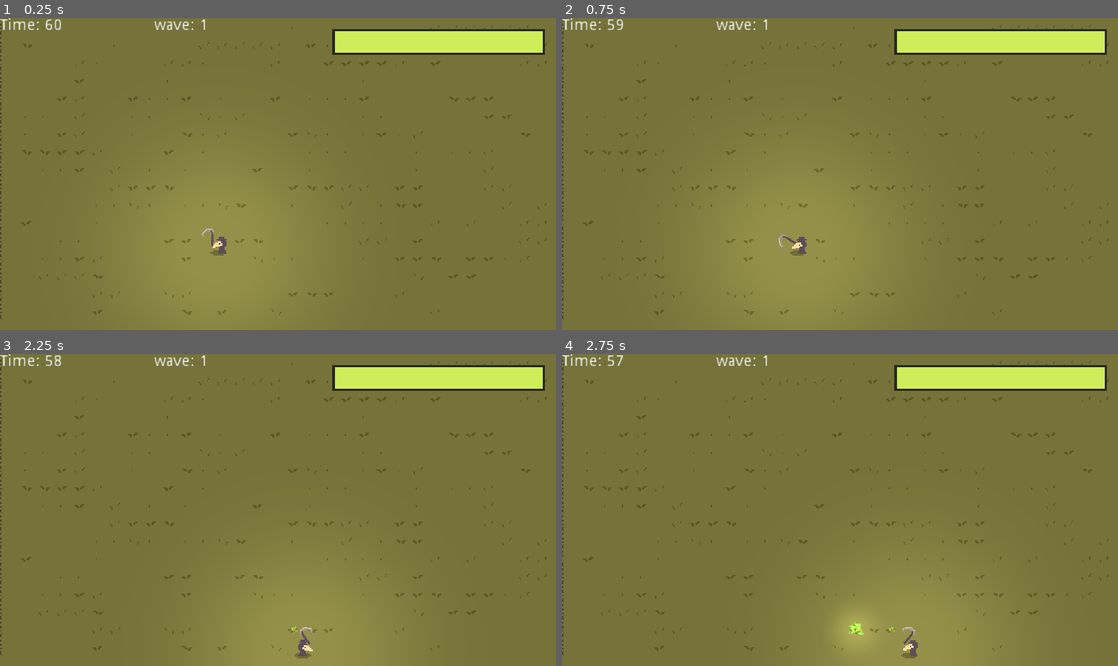
Above: before the commit, frames 1-4 (two rows, left to right).
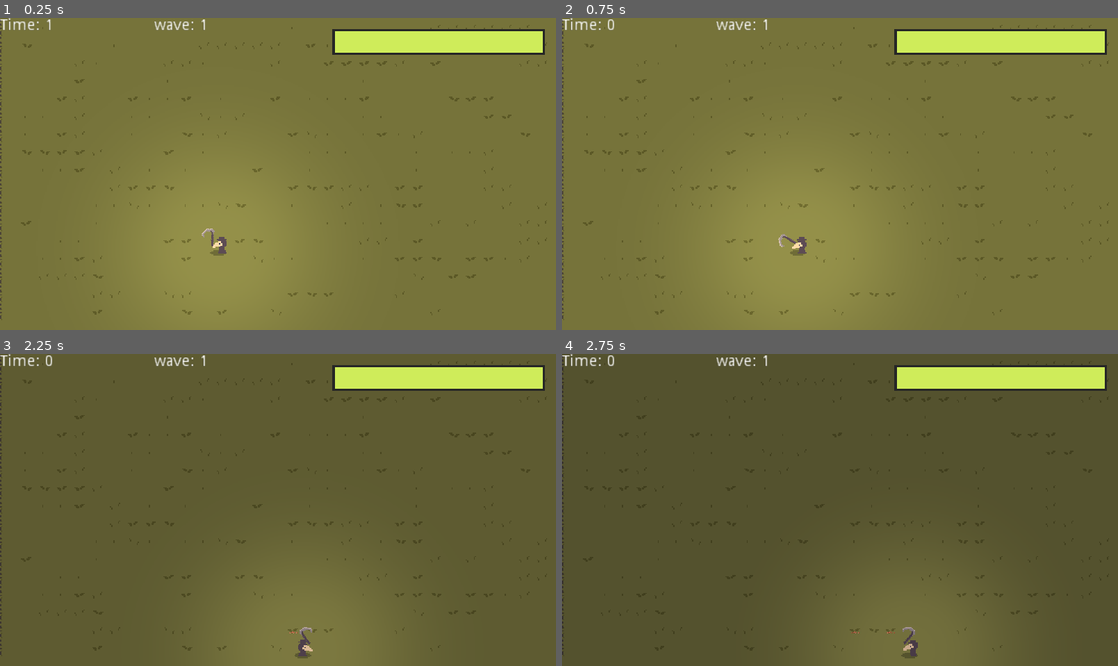
Above: after the commit, the same moments.

Repository: AJ08Coder/LudumDare52
Game: Godot game, scene res://Enviroment/World.tscn
Two runs of this game, one before a commit and one after it. Both use one fixed random seed, a clock stepped at 60 frames per second and the inputs below.
Inputs (mouse positions are in pixels of both pictures, inside the frame that each line leads up to):
- Up to frame 1 (0.25 s): no input
- Up to frame 2 (0.75 s): move the mouse to (684, 52) at 0.52 s; press the mouse at (684, 52) at 0.53 s; hold D (move_right) from 0.53 s (still down)
- Up to frame 3 (2.25 s): move the mouse to (166, 525) at 1.27 s; release D (move_right) at 1.28 s; release the mouse at (166, 525) at 1.28 s; hold S (move_down) 1.28-2.03 s; click (166, 525) at 1.35 s; move the mouse to (333, 441) at 2.02 s; hold D (move_right) from 2.03 s (still down); hold E (plant) from 2.03 s (still down)
- Up to frame 4 (2.75 s): keep holding D (move_right); keep holding E (plant); click (895, 441) at 2.3 s

The runs differ from the first frame. In frame 1, less than 0.1% of the frame differs, in the area x 8-11%, y 0-5%; in frame 2, less than 0.1%; in frame 3, 17%; in frame 4, 96%, in the area x 0-100%, y 0-100%.

Commit message:
Zombies have animations

Diff:
--- a/Characters/Enemy/Anims/EnemyMovingZombie.tres
+++ b/Characters/Enemy/Anims/EnemyMovingZombie.tres
@@ -2,6 +2,8 @@
 
 [resource]
 resource_name = "ZombieMoving"
+length = 0.5
+loop = true
 tracks/0/type = "value"
 tracks/0/path = NodePath("HitBox/CollisionShape2D:disabled")
 tracks/0/interp = 1
@@ -14,3 +16,15 @@
 "update": 1,
 "values": [ true ]
 }
+tracks/1/type = "value"
+tracks/1/path = NodePath("Sprite:frame")
+tracks/1/interp = 1
+tracks/1/loop_wrap = true
+tracks/1/imported = false
+tracks/1/enabled = true
+tracks/1/keys = {
+"times": PoolRealArray( 0, 0.1, 0.2, 0.3, 0.4 ),
+"transitions": PoolRealArray( 1, 1, 1, 1, 1 ),
+"update": 1,
+"values": [ 0, 1, 2, 3, 0 ]
+}
--- a/Characters/Enemy/Anims/EnemyidleZombie.tres
+++ b/Characters/Enemy/Anims/EnemyidleZombie.tres
@@ -14,3 +14,15 @@
 "update": 1,
 "values": [ true ]
 }
+tracks/1/type = "value"
+tracks/1/path = NodePath("Sprite:frame")
+tracks/1/interp = 1
+tracks/1/loop_wrap = true
+tracks/1/imported = false
+tracks/1/enabled = true
+tracks/1/keys = {
+"times": PoolRealArray( 0 ),
+"transitions": PoolRealArray( 1 ),
+"update": 1,
+"values": [ 7 ]
+}
--- a/Characters/Enemy/Enemy.gd
+++ b/Characters/Enemy/Enemy.gd
@@ -33,6 +33,9 @@
 func play_anim(animation):
 	anim.play(animation)
 
+
+
+
 enum {
 	SURROUND,
 	FOLLOW,
@@ -63,7 +66,7 @@
 func _ready():
 	randomize_circle_pos()
 	play_anim(idle_anim)
-
+	modulate = modulate_color
 
 func _physics_process(delta):
 	match state:
@@ -94,7 +97,7 @@
 				queue_free()
 
 			# GET HIT
-#			anim.play("Hit")
+			play_anim(hurt_anim)
 			health -= damage_taken
 			state = STUNNED
 		FOLLOWCROP:
@@ -105,6 +108,7 @@
 				state = SWITCHTOSURR
 		DAMAGECROP:
 			velocity = Vector2()
+			play_anim(idle_anim)
 		SWITCHTOSURR:
 			state = SURROUND
 
--- a/Characters/Enemy/Zombie.gd
+++ b/Characters/Enemy/Zombie.gd
@@ -5,7 +5,7 @@
 	$HitBox.look_at(player.global_position)
 
 func give_buff(type: int):
-
+	has_buff = true
 	if not buff_timer.is_stopped():
 		cleanse_buffs()
 	buff_timer.start()
--- a/Characters/Enemy/Zombie.tscn
+++ b/Characters/Enemy/Zombie.tscn
@@ -6,6 +6,7 @@
 [ext_resource path="res://Characters/Enemy/Anims/EnemyidleZombie.tres" type="Animation" id=4]
 [ext_resource path="res://Characters/Enemy/Anims/EnemySlashZombie.tres" type="Animation" id=5]
 [ext_resource path="res://Characters/Enemy/Anims/EnemyMovingZombie.tres" type="Animation" id=6]
+[ext_resource path="res://Art/zombie.png" type="Texture" id=7]
 
 [sub_resource type="Animation" id=2]
 length = 0.001
@@ -21,6 +22,34 @@
 "update": 0,
 "values": [ true ]
 }
+tracks/1/type = "value"
+tracks/1/path = NodePath("Sprite:frame")
+tracks/1/interp = 1
+tracks/1/loop_wrap = true
+tracks/1/imported = false
+tracks/1/enabled = true
+tracks/1/keys = {
+"times": PoolRealArray( 0 ),
+"transitions": PoolRealArray( 1 ),
+"update": 0,
+"values": [ 0 ]
+}
+
+[sub_resource type="Animation" id=3]
+resource_name = "ZombieHurt"
+length = 0.3
+tracks/0/type = "value"
+tracks/0/path = NodePath("Sprite:frame")
+tracks/0/interp = 1
+tracks/0/loop_wrap = true
+tracks/0/imported = false
+tracks/0/enabled = true
+tracks/0/keys = {
+"times": PoolRealArray( 0, 0.1, 0.2, 0.3 ),
+"transitions": PoolRealArray( 1, 1, 1, 1 ),
+"update": 1,
+"values": [ 4, 5, 6, 7 ]
+}
 
 [sub_resource type="RectangleShape2D" id=1]
 extents = Vector2( 10, 8 )
@@ -31,10 +60,15 @@
 idle_anim = "ZombieIdle"
 slash_anim = "ZombieSlash"
 hurt_anim = "ZombieHurt"
-modulate_color = Color( 1, 0.231373, 0.231373, 1 )
+modulate_color = Color( 1, 1, 1, 1 )
+
+[node name="Sprite" parent="." index="1"]
+texture = ExtResource( 7 )
+vframes = 8
 
 [node name="AnimationPlayer" parent="." index="2"]
 anims/RESET = SubResource( 2 )
+anims/ZombieHurt = SubResource( 3 )
 anims/ZombieIdle = ExtResource( 4 )
 anims/ZombieMoving = ExtResource( 6 )
 anims/ZombieSlash = ExtResource( 5 )
--- a/Enviroment/Crop.tscn
+++ b/Enviroment/Crop.tscn
@@ -1,6 +1,6 @@
 [gd_scene load_steps=10 format=2]
 
-[ext_resource path="res://Art/crop_placeholder.png" type="Texture" id=1]
+[ext_resource path="res://Art/crop.png" type="Texture" id=1]
 [ext_resource path="res://Enviroment/Crop.gd" type="Script" id=2]
 [ext_resource path="res://gradslol.png" type="Texture" id=3]
 [ext_resource path="res://Enviroment/CollectArea.gd" type="Script" id=4]
@@ -23,7 +23,7 @@
 "times": PoolRealArray( 0, 30 ),
 "transitions": PoolRealArray( 1, 1 ),
 "update": 0,
-"values": [ Vector2( 0.1, 0.1 ), Vector2( 1, 1 ) ]
+"values": [ Vector2( 0.5, 0.5 ), Vector2( 1, 1 ) ]
 }
 tracks/1/type = "value"
 tracks/1/path = NodePath("Sprite:modulate")
@@ -35,7 +35,7 @@
 "times": PoolRealArray( 0, 30 ),
 "transitions": PoolRealArray( 1, 1 ),
 "update": 0,
-"values": [ Color( 1, 1, 1, 0.0784314 ), Color( 1, 1, 1, 1 ) ]
+"values": [ Color( 1, 1, 1, 1 ), Color( 1, 1, 1, 1 ) ]
 }
 tracks/2/type = "value"
 tracks/2/path = NodePath("CollectArea/CollisionShape2D:disabled")
@@ -60,6 +60,18 @@
 "transitions": PoolRealArray( 1, 1 ),
 "update": 1,
 "values": [ false, true ]
+}
+tracks/4/type = "value"
+tracks/4/path = NodePath("Sprite:frame")
+tracks/4/interp = 1
+tracks/4/loop_wrap = true
+tracks/4/imported = false
+tracks/4/enabled = true
+tracks/4/keys = {
+"times": PoolRealArray( 0, 9, 20, 30 ),
+"transitions": PoolRealArray( 1, 1, 1, 1 ),
+"update": 1,
+"values": [ 0, 1, 2, 3 ]
 }
 
 [sub_resource type="Animation" id=3]
@@ -112,6 +124,18 @@
 "update": 0,
 "values": [ true ]
 }
+tracks/4/type = "value"
+tracks/4/path = NodePath("Sprite:frame")
+tracks/4/interp = 1
+tracks/4/loop_wrap = true
+tracks/4/imported = false
+tracks/4/enabled = true
+tracks/4/keys = {
+"times": PoolRealArray( 0 ),
+"transitions": PoolRealArray( 1 ),
+"update": 0,
+"values": [ 3 ]
+}
 
 [sub_resource type="CircleShape2D" id=4]
 radius = 29.0172
@@ -124,8 +148,12 @@
 
 [node name="Sprite" type="Sprite" parent="."]
 modulate = Color( 1, 1, 1, 0.0784314 )
+position = Vector2( 0, 3.717 )
 scale = Vector2( 0.1, 0.1 )
 texture = ExtResource( 1 )
+offset = Vector2( 0, -7.766 )
+vframes = 4
+frame = 3
 
 [node name="CollectArea" type="Area2D" parent="."]
 collision_layer = 128
@@ -144,7 +172,6 @@
 
 [node name="AnimationPlayer" type="AnimationPlayer" parent="."]
 autoplay = "Grow"
-playback_speed = 59.54
 anims/Grow = SubResource( 2 )
 anims/RESET = SubResource( 3 )
 
--- a/Enviroment/World.tscn
+++ b/Enviroment/World.tscn
@@ -201,7 +201,7 @@
 "times": PoolRealArray( 0, 5 ),
 "transitions": PoolRealArray( 1, 1 ),
 "update": 0,
-"values": [ Color( 1, 1, 1, 1 ), Color( 0.207843, 0.203922, 0.356863, 1 ) ]
+"values": [ Color( 1, 1, 1, 1 ), Color( 0.176471, 0.172549, 0.376471, 1 ) ]
 }
 tracks/1/type = "value"
 tracks/1/path = NodePath(".:time")
@@ -243,7 +243,7 @@
 "times": PoolRealArray( 0, 5 ),
 "transitions": PoolRealArray( 1, 1 ),
 "update": 0,
-"values": [ Color( 0.207843, 0.203922, 0.356863, 1 ), Color( 1, 1, 1, 1 ) ]
+"values": [ Color( 0.176471, 0.172549, 0.376471, 1 ), Color( 1, 1, 1, 1 ) ]
 }
 tracks/1/type = "value"
 tracks/1/path = NodePath(".:time")
@@ -385,12 +385,11 @@
 anims/RESET = SubResource( 7 )
 
 [node name="DayTime" type="Timer" parent="Cycle"]
-wait_time = 60.0
 one_shot = true
 autostart = true
 
 [node name="NightTime" type="Timer" parent="Cycle"]
-wait_time = 20.0
+wait_time = 100.0
 one_shot = true
 
 [node name="CanvasLayer" type="CanvasLayer" parent="."]
Binary file changed: Art/crop.ase
Binary file added: Art/crop.png
Not shown, added: Art/crop.png.import
Binary file added: Art/skeleton.png
Not shown, added: Art/skeleton.png.import
Binary file added: Art/zombie.png
Not shown, added: Art/zombie.png.import
Not shown: 1 places in Characters/Enemy/Zombie.tscn that only renumber resources
